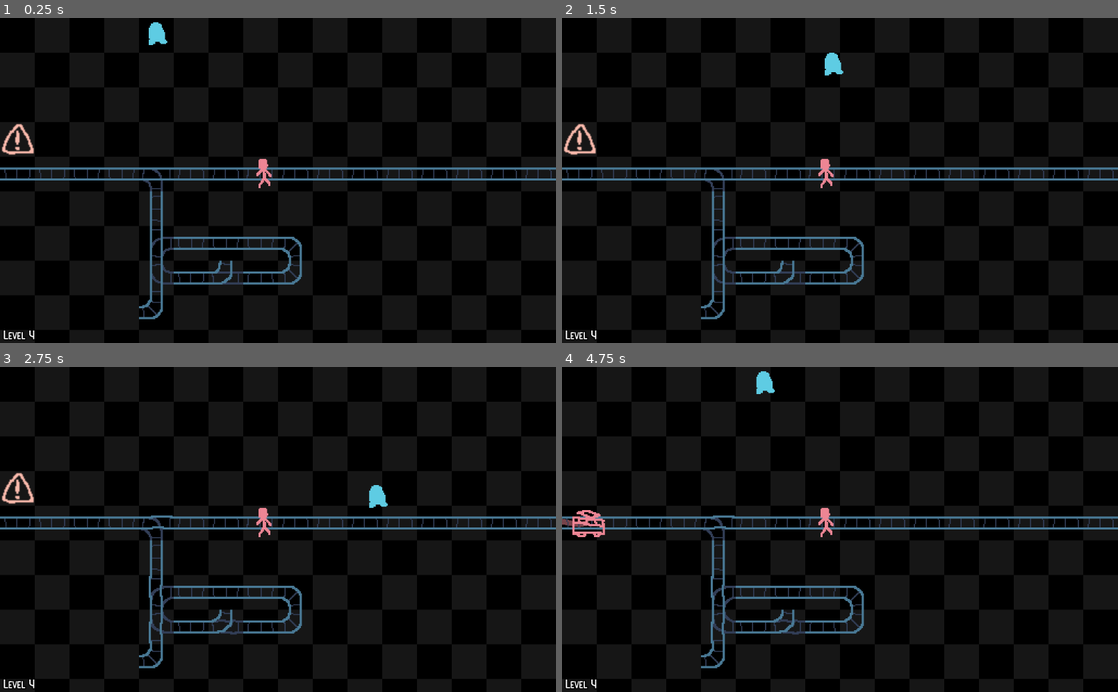
Above: before the commit, frames 1-4 (two rows, left to right).
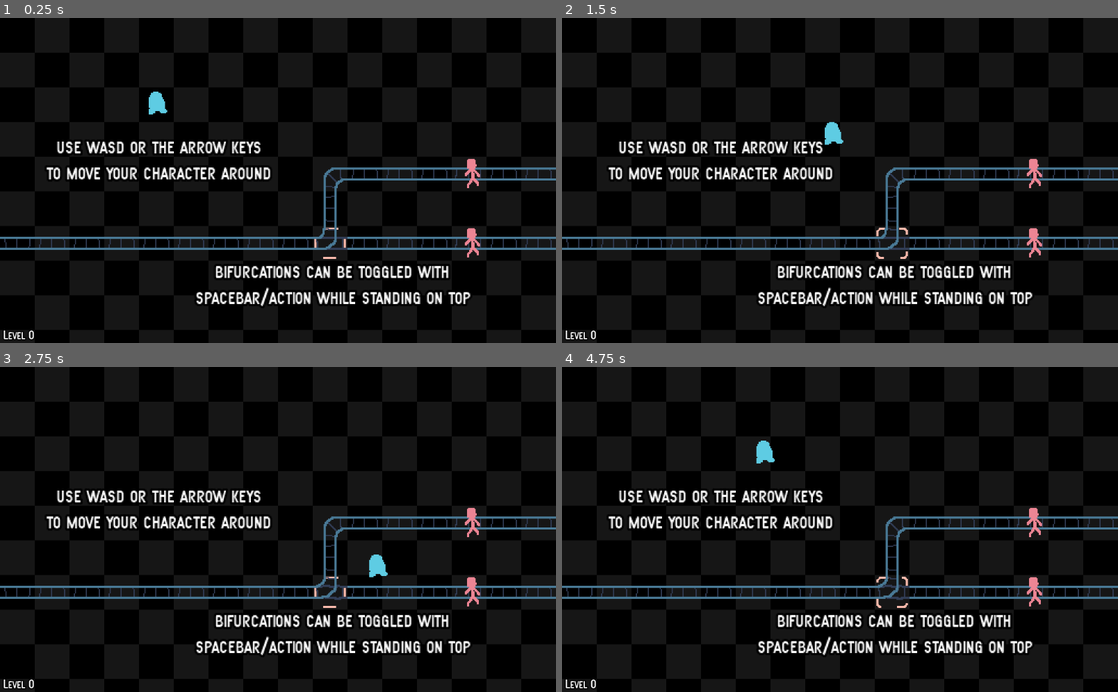
Above: after the commit, the same moments.

Repository: albertnez/ld50
Game: Godot game, scene res://scenes/world.tscn
Two runs of this game, one before a commit and one after it. Both use one fixed random seed, a clock stepped at 60 frames per second and the inputs below.
Inputs:
- Up to frame 1 (0.25 s): no input
- Up to frame 2 (1.5 s): tap Enter (restart) at 0.5 s; hold Right (ui_right) 0.53-1.28 s; hold Down (ui_down) from 1.28 s (still down)
- Up to frame 3 (2.75 s): release Down (ui_down) at 2.03 s; hold Right (ui_right) from 2.03 s (still down)
- Up to frame 4 (4.75 s): release Right (ui_right) at 2.78 s; hold Up (ui_up) 2.78-3.53 s; hold Left (ui_left) from 3.53 s (still down)

The runs differ from the first frame. In frame 1, 8.4% of the frame differs, in the area x 0-100%, y 1-99%; in frame 2, 8.4%; in frame 3, 8.5%; in frame 4, 8.5%.

Commit message:
Adding menus

Diff:
--- a/project.godot
+++ b/project.godot
@@ -9,6 +9,11 @@
 config_version=4
 
 _global_script_classes=[ {
+"base": "Node2D",
+"class": "GameWorld",
+"language": "GDScript",
+"path": "res://scenes/world.gd"
+}, {
 "base": "Node2D",
 "class": "LineDrawer",
 "language": "GDScript",
@@ -30,6 +35,7 @@
 "path": "res://scenes/trolley.gd"
 } ]
 _global_script_class_icons={
+"GameWorld": "",
 "LineDrawer": "",
 "MyTileMap": "",
 "Player": "",
--- /dev/null
+++ b/scenes/main_menu_handler.tscn
@@ -0,0 +1,9 @@
+[gd_scene load_steps=2 format=2]
+
+[ext_resource path="res://scenes/ui/menu.tscn" type="PackedScene" id=1]
+
+[node name="Node2D" type="Node2D"]
+
+[node name="CanvasLayer" type="CanvasLayer" parent="."]
+
+[node name="Menu" parent="CanvasLayer" instance=ExtResource( 1 )]
--- /dev/null
+++ b/scenes/ui/level_select.gd
@@ -0,0 +1,26 @@
+extends Control
+
+
+onready var _grid_container := get_node("%LevelGridContainer")
+
+
+# Called when the node enters the scene tree for the first time.
+func _ready() -> void:
+	var ind = 0
+	for level_item in GlobalState.LEVEL_LIST:
+		var level := level_item as Resource
+		var button := Button.new()
+		button.text = str(ind).pad_zeros(2)
+		button.connect("pressed", self, "_on_LevelButton_pressed", [ind])
+		_grid_container.add_child(button)
+		if ind == 0:
+			button.grab_focus()
+		ind += 1
+
+
+func _on_LevelButton_pressed(level: int) -> void:
+	var world_scene : GameWorld = load("res://scenes/world.tscn").instance()
+	world_scene._current_level = level
+	var new_pack := PackedScene.new()
+	new_pack.pack(world_scene)
+	get_tree().change_scene_to(new_pack)
--- /dev/null
+++ b/scenes/ui/level_select.tscn
@@ -0,0 +1,35 @@
+[gd_scene load_steps=2 format=2]
+
+[ext_resource path="res://scenes/ui/level_select.gd" type="Script" id=1]
+
+[node name="Control" type="Control"]
+anchor_right = 1.0
+anchor_bottom = 1.0
+script = ExtResource( 1 )
+
+[node name="SelectLevelLabel" type="Label" parent="."]
+anchor_right = 1.0
+margin_bottom = 14.0
+text = "Select Level"
+align = 1
+
+[node name="LevelGridContainer" type="GridContainer" parent="."]
+unique_name_in_owner = true
+anchor_left = 0.5
+anchor_top = 0.5
+anchor_right = 0.5
+anchor_bottom = 0.5
+margin_left = -20.0
+margin_top = -20.0
+margin_right = 20.0
+margin_bottom = 20.0
+grow_horizontal = 2
+columns = 10
+
+[node name="LevelDescriptionLabel" type="Label" parent="."]
+anchor_top = 1.0
+anchor_right = 1.0
+anchor_bottom = 1.0
+margin_top = -14.0
+text = "Description:"
+align = 1
--- /dev/null
+++ b/scenes/ui/menu.gd
@@ -0,0 +1,16 @@
+extends Control
+
+
+# Called when the node enters the scene tree for the first time.
+func _ready() -> void:
+	pass # Replace with function body.
+
+
+func _on_NewGameButton_pressed() -> void:
+	var packed_world := load("res://scenes/world.tscn")
+	get_tree().change_scene_to(packed_world)
+
+
+func _on_SelectLevelButton_pressed() -> void:
+	var level_selection := load( "res://scenes/ui/level_select.tscn")
+	get_tree().change_scene_to(level_selection)
--- /dev/null
+++ b/scenes/ui/menu.tscn
@@ -0,0 +1,50 @@
+[gd_scene load_steps=2 format=2]
+
+[ext_resource path="res://scenes/ui/menu.gd" type="Script" id=1]
+
+[node name="Menu" type="Control"]
+anchor_right = 1.0
+anchor_bottom = 1.0
+script = ExtResource( 1 )
+
+[node name="VBoxContainer" type="VBoxContainer" parent="."]
+anchor_left = 0.5
+anchor_right = 0.5
+anchor_bottom = 1.0
+margin_left = -44.5
+margin_right = 44.5
+alignment = 1
+
+[node name="NewGameButton" type="Button" parent="VBoxContainer"]
+margin_top = 254.0
+margin_right = 89.0
+margin_bottom = 274.0
+text = "New Game"
+
+[node name="SelectLevelButton" type="Button" parent="VBoxContainer"]
+margin_top = 278.0
+margin_right = 89.0
+margin_bottom = 298.0
+text = "Select Level"
+
+[node name="OptionsButton" type="Button" parent="VBoxContainer"]
+margin_top = 302.0
+margin_right = 89.0
+margin_bottom = 322.0
+text = "Options"
+
+[node name="ExitButton" type="Button" parent="VBoxContainer"]
+margin_top = 326.0
+margin_right = 89.0
+margin_bottom = 346.0
+text = "Exit"
+
+[node name="TitleLabel" type="Label" parent="."]
+anchor_right = 1.0
+margin_top = 40.0
+margin_bottom = 14.0
+text = "Trolley's Delayma"
+align = 1
+
+[connection signal="pressed" from="VBoxContainer/NewGameButton" to="." method="_on_NewGameButton_pressed"]
+[connection signal="pressed" from="VBoxContainer/SelectLevelButton" to="." method="_on_SelectLevelButton_pressed"]
--- a/scenes/world.gd
+++ b/scenes/world.gd
@@ -1,4 +1,5 @@
 extends Node2D
+class_name GameWorld
 
 export (int, 0, 15) var _current_level := 0
 
--- a/scenes/world.tscn
+++ b/scenes/world.tscn
@@ -13,7 +13,6 @@
 
 [node name="World" type="Node2D"]
 script = ExtResource( 1 )
-_current_level = 4
 
 [node name="ScaledView" type="Node2D" parent="."]
 
